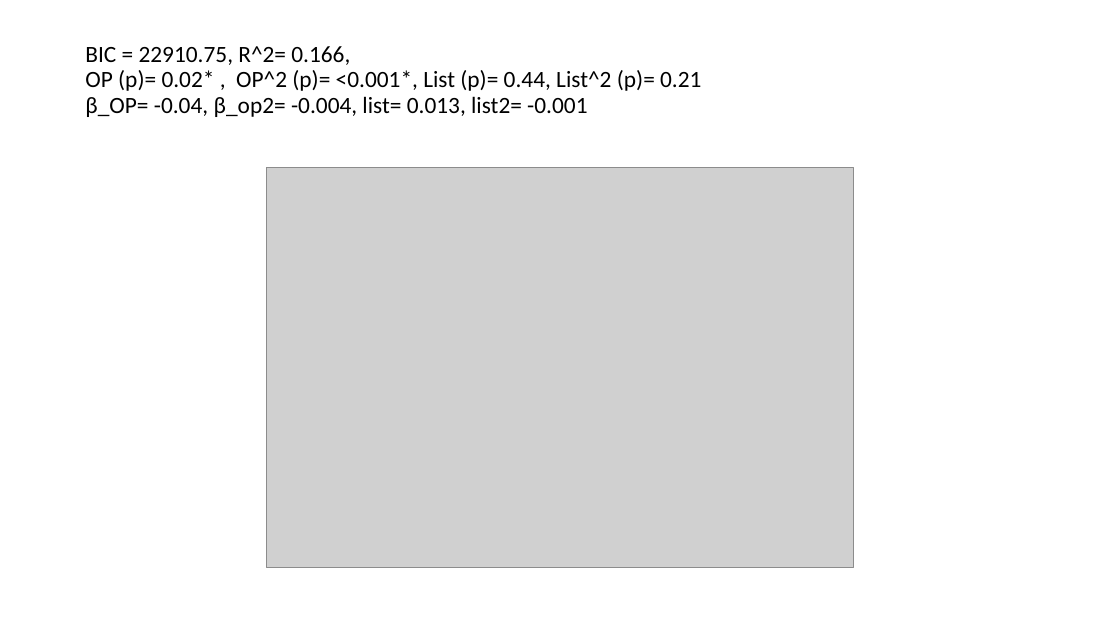
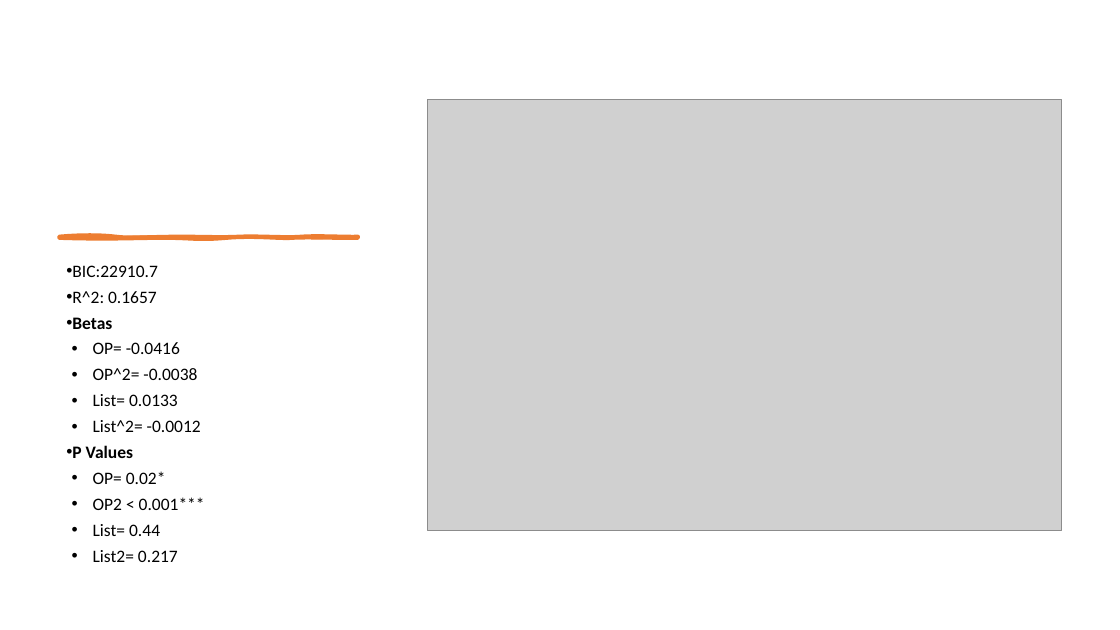
Before and after one commit to rawilder95/FYP-new, a slide deck: slide 2 of recognition_mods_07242021.pptx. Drawn at 1120x630 pixels with LibreOffice and Linux fonts; fonts in the diff are those of the drawing; grey boxes stand for pictures. Boxes give left, top, right and bottom in pixels: in the first picture for what was removed or moved away, otherwise in the second. Text is boxed around its words. In the diff, an @@ line names an element or a change of style, - is before the commit and + after.

```diff
--- a/recognition_mods_07242021.pptx
+++ b/recognition_mods_07242021.pptx
@@ title removed at (85, 46, 701, 117) @@
-BIC = 22910.75, R^2= 0.166,
-OP (p)= 0.02* , OP^2 (p)= <0.001*, List (p)= 0.44, List^2 (p)= 0.21
-β_OP= -0.04, β_op2= -0.004, list= 0.013, list2= -0.001
@@ picture: place and size @@
-picture at (266, 168, 854, 568)
+picture at (428, 99, 1062, 530)
@@ freeform shape added at (59, 236, 358, 238), fill #ED7D31, outline #ED7D31 3 pt @@
@@ text added at (72, 265, 205, 562), 15 pt, text #000000 @@
+• BIC:22910.7
+• R^2: 0.1657
+• Betas
+• OP= -0.0416
+• OP^2= -0.0038
+• List= 0.0133
+• List^2= -0.0012
+• P Values
+• OP= 0.02*
+• OP2 < 0.001***
+• List= 0.44
+• List2= 0.217
```
Also in this commit, not shown: 1 other slide changed, 3 slides added, 3 slides removed, 2 other files.
